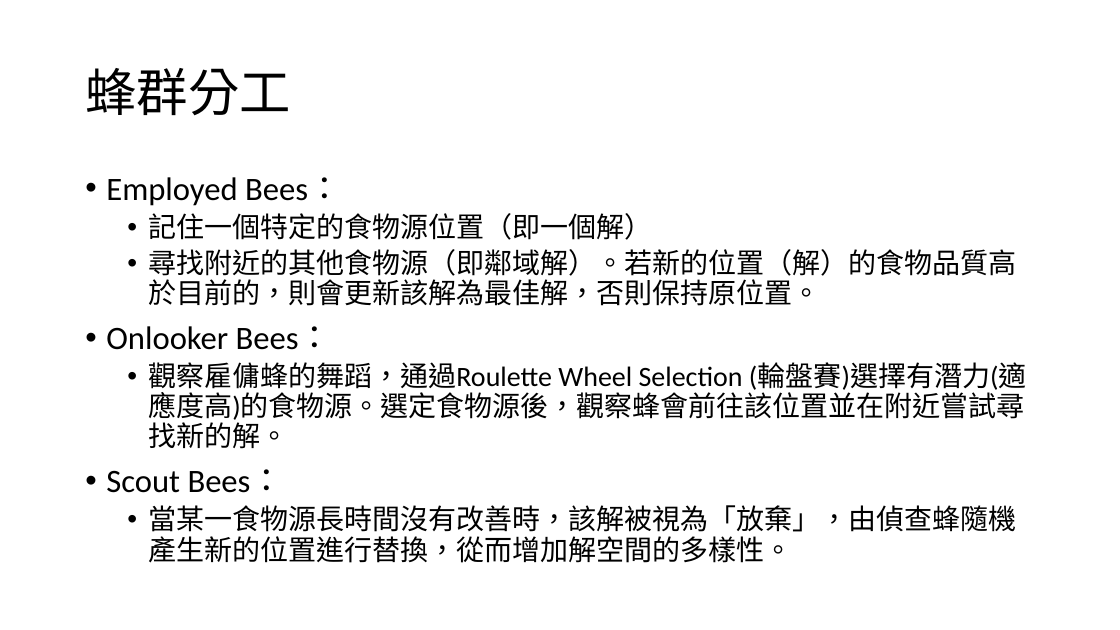
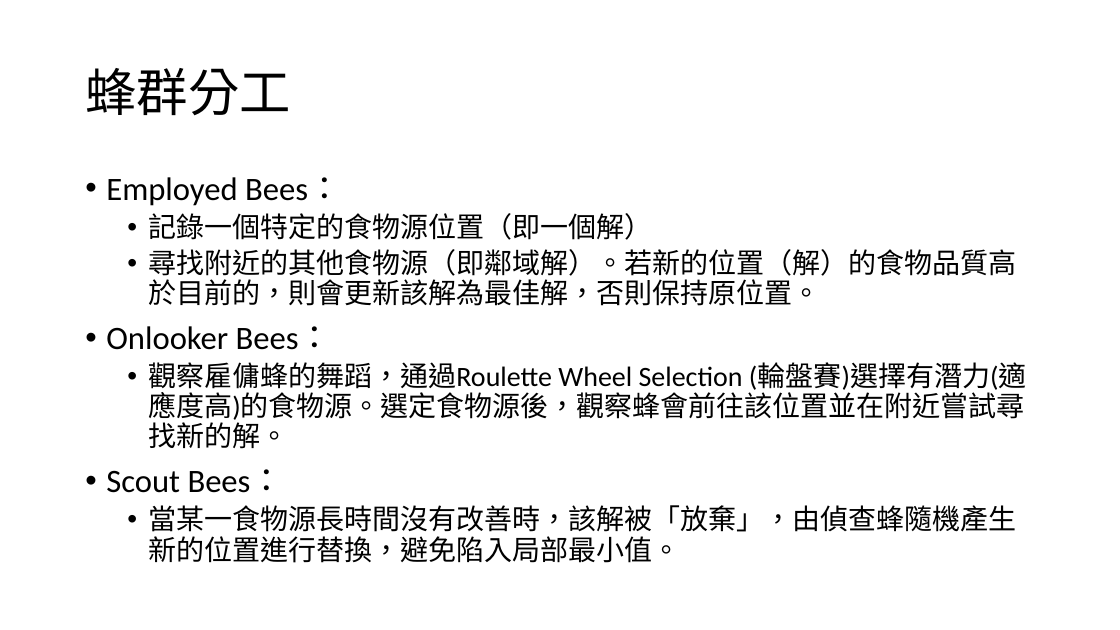
Before and after one commit to dreamakerChao/algorithm_final, a slide deck: slide 28 of 高等演算法報告.pptx (slide 3 before the commit). Drawn at 1120x630 pixels with LibreOffice and Linux fonts; fonts in the diff are those of the drawing. Boxes give left, top, right and bottom in pixels: in the first picture for what was removed or moved away, otherwise in the second. Text is boxed around its words. In the diff, an @@ line names an element or a change of style, - is before the commit and + after.

```diff
--- a/高等演算法報告.pptx
+++ b/高等演算法報告.pptx
@@ text at (148, 213, 652, 240): text changed @@
-  • 記住一個特定的食物源位置（即一個解）
+  • 記錄一個特定的食物源位置（即一個解）
@@ text at (148, 505, 1016, 563): text changed @@
-  • 當某一食物源長時間沒有改善時，該解被視為「放棄」，由偵查蜂隨機產生新的位置進行替換，從而增加解空間的多樣性。
+  • 當某一食物源長時間沒有改善時，該解被「放棄」，由偵查蜂隨機產生新的位置進行替換，避免陷入局部最小值。
```
Also in this commit, not shown: 3 other slides changed, 32 slides added, 1 slide removed, 7 other files.
